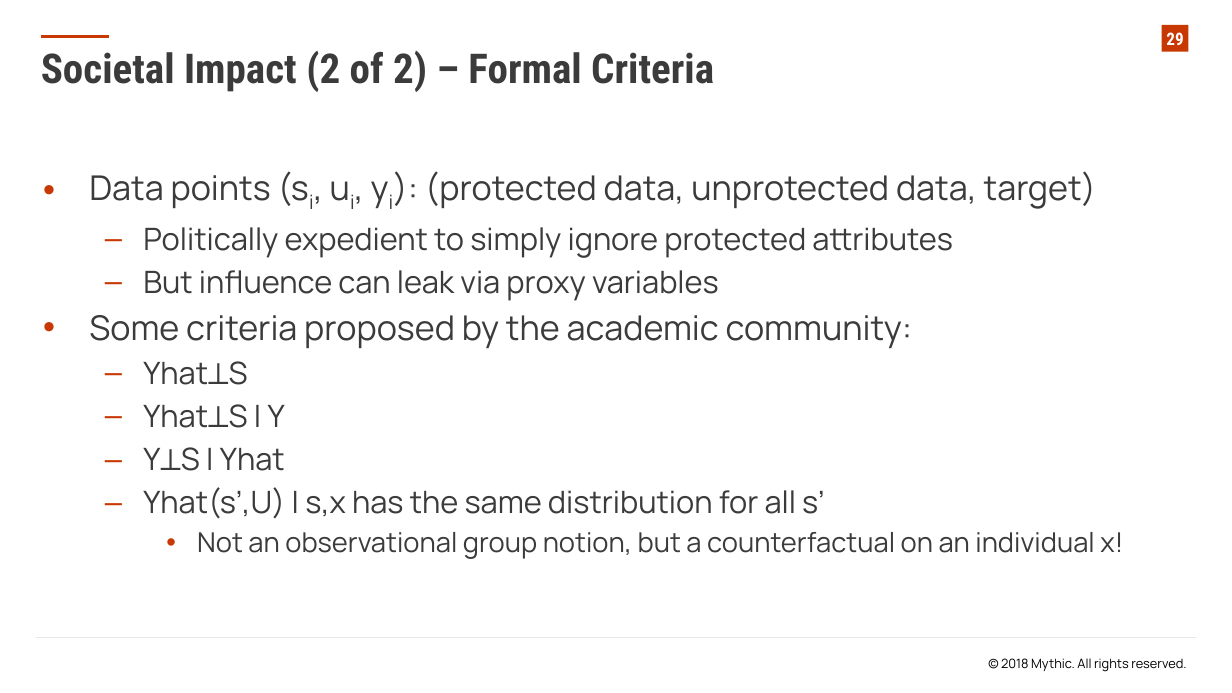
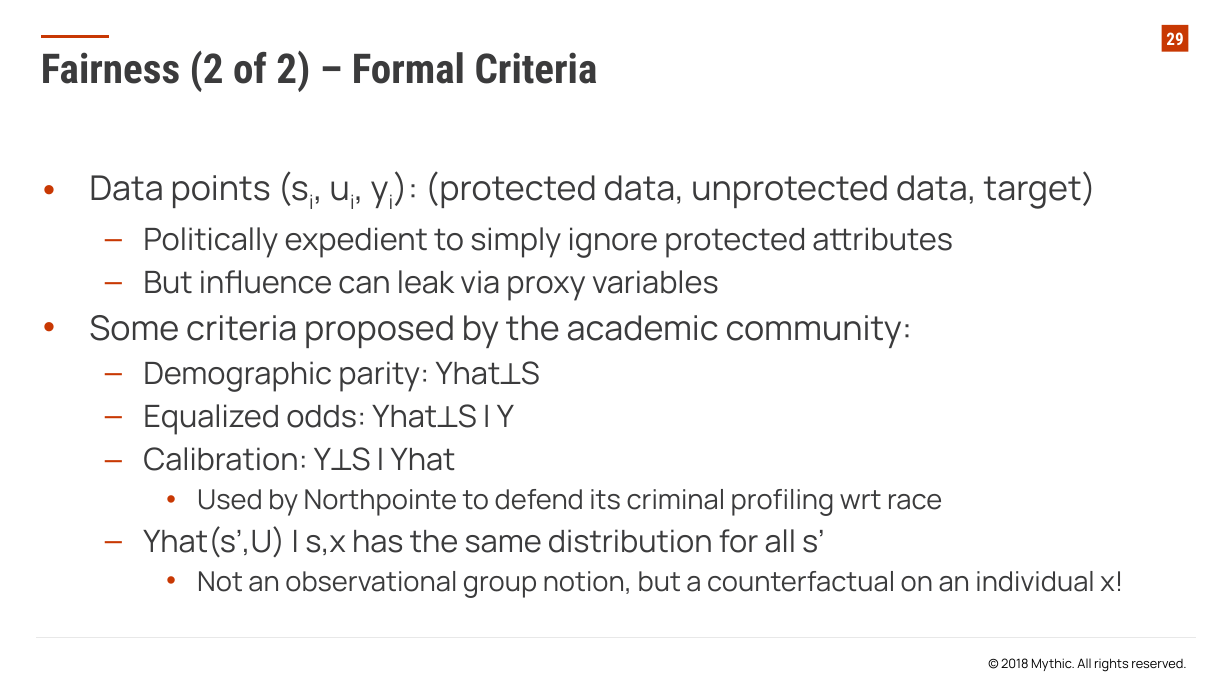
Before and after one commit to EbTech/ICML-2018, a slide deck: slide 29 of ICML 2018 Presentation.pptx. Drawn at 1232x693 pixels with LibreOffice and Linux fonts; fonts in the diff are those of the drawing; background and template pictures are left out. Boxes give left, top, right and bottom in pixels: in the first picture for what was removed or moved away, otherwise in the second. Text is boxed around its words. In the diff, an @@ line names an element or a change of style, - is before the commit and + after.

Commit message:
renamed societal impact slides to 'Fairness'

```diff
--- a/ICML 2018 Presentation.pptx
+++ b/ICML 2018 Presentation.pptx
@@ text at box(41, 51, 598, 92): text changed @@
-Societal Impact (2 of 2) – Formal Criteria
+Fairness (2 of 2) – Formal Criteria
@@ text at box(143, 361, 942, 516): text changed @@
-  – Yhat⟂S
-  – Yhat⟂S | Y
-  – Y⟂S | Yhat
+  – Demographic parity: Yhat⟂S
+  – Equalized odds: Yhat⟂S | Y
+  – Calibration: Y⟂S | Yhat
+    • Used by Northpointe to defend its criminal profiling wrt race
```
Also in this commit, not shown: 1 other slide changed.
